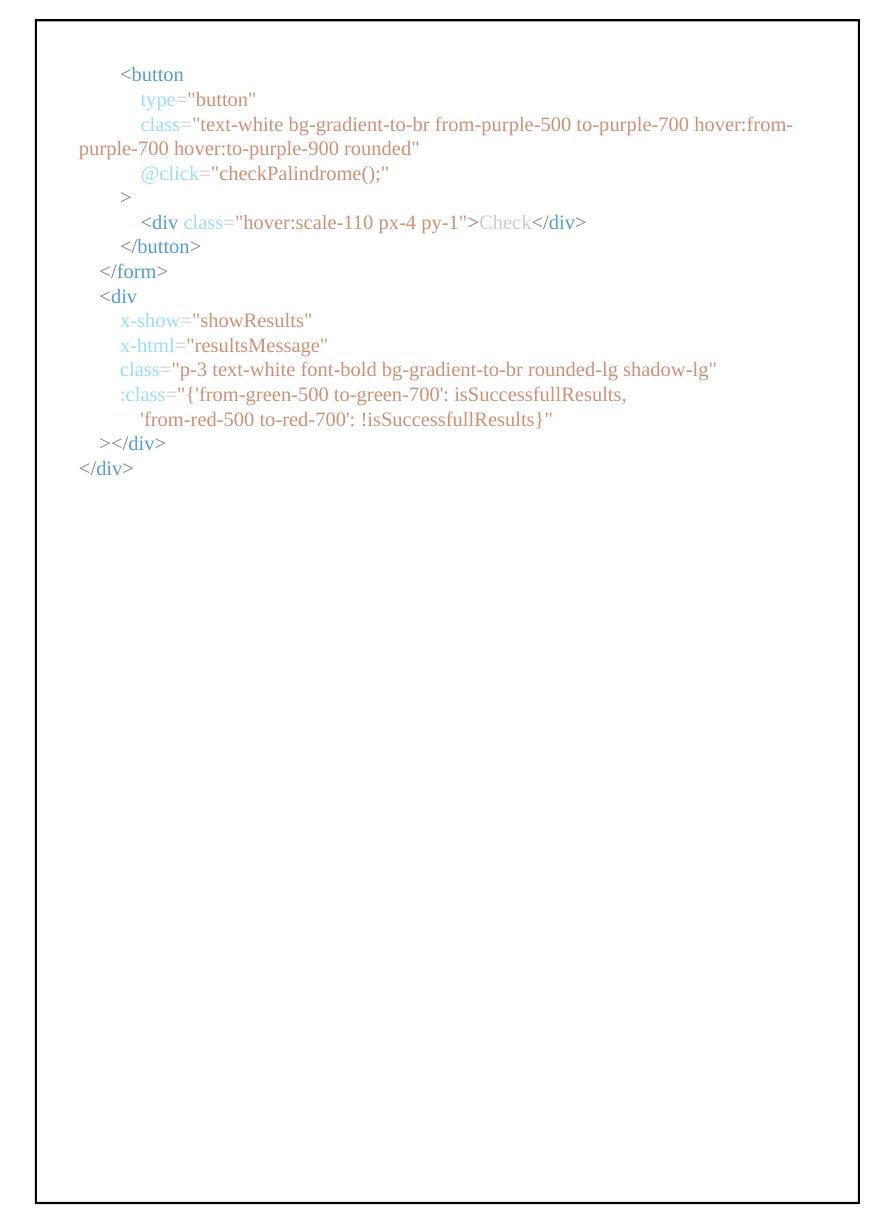
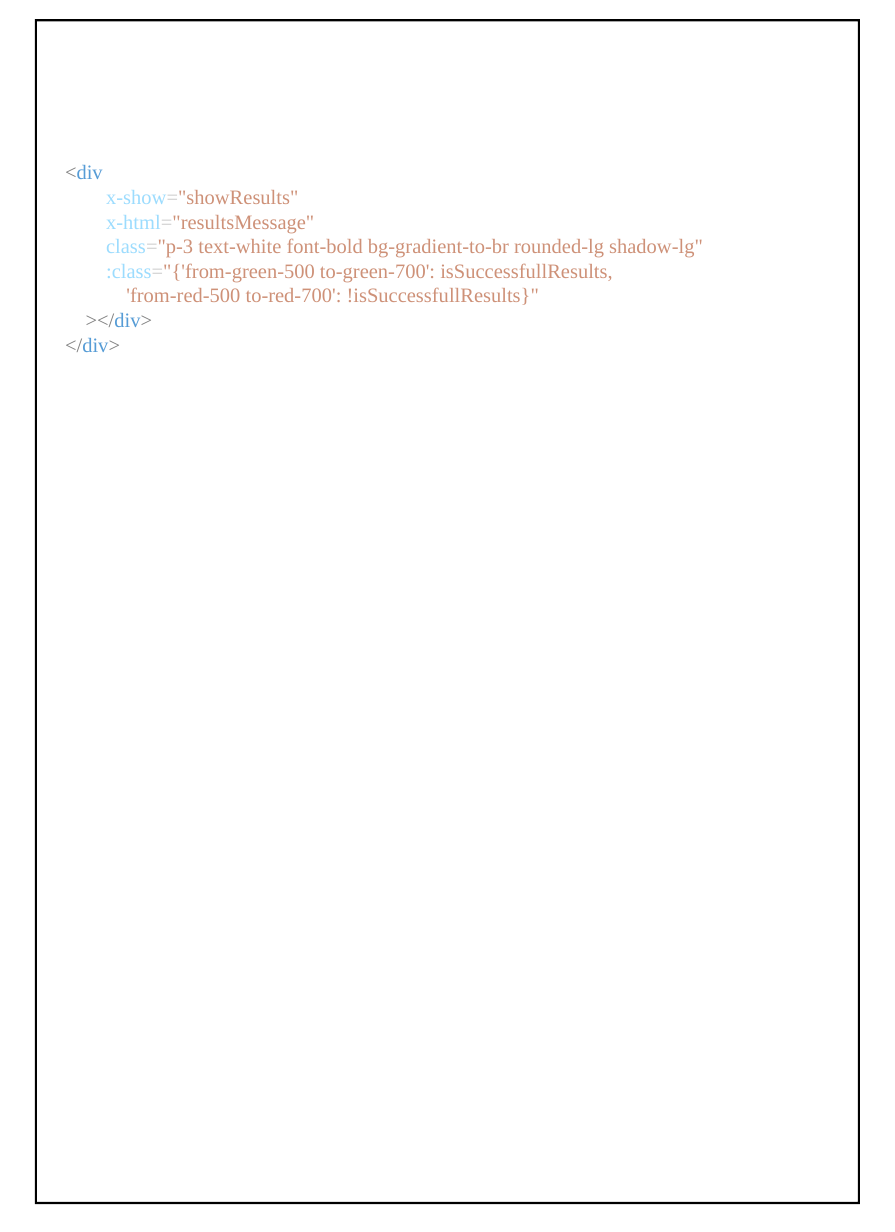
Before and after one commit to yashitaprajapati/FEE-PROJECT-2-, a slide deck: slide 9 of palindrome_checker/report fee.pptx. Drawn at 895x1232 pixels with LibreOffice and Linux fonts; fonts in the diff are those of the drawing; background and template pictures are left out. Boxes give left, top, right and bottom in pixels: in the first picture for what was removed or moved away, otherwise in the second. Text is boxed around its words. In the diff, an @@ line names an element or a change of style, - is before the commit and + after.

```diff
--- a/palindrome_checker/report fee.pptx
+++ b/palindrome_checker/report fee.pptx
@@ subtitle at [79,67,793,278]: paragraphs removed @@
-<button
-type="button"
-class="text-white bg-gradient-to-br from-purple-500 to-purple-700 hover:from-purple-700 hover:to-purple-900 rounded"
-@click="checkPalindrome();"
->
-<div class="hover:scale-110 px-4 py-1">Check</div>
-</button>
-</form>
@@ subtitle "<div": place and size @@
-subtitle "<div" at [79,67,793,475]
+subtitle "<div" at [65,165,703,352]
```
Also in this commit, not shown: 4 other slides changed.
